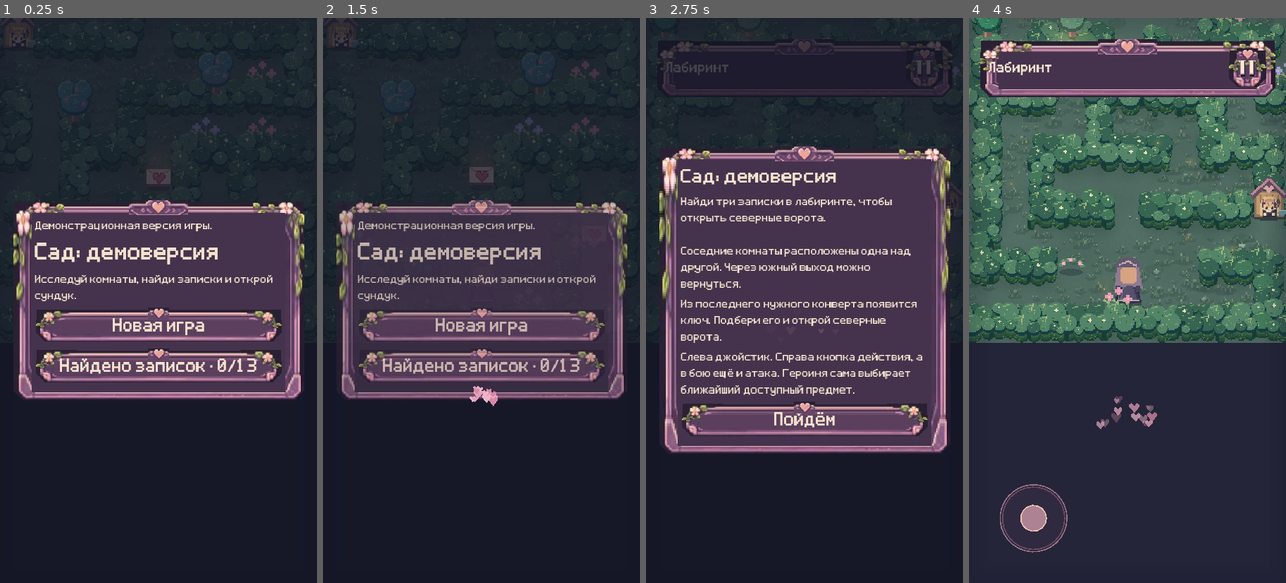
Above: before the commit, frames 1-4 (left to right).
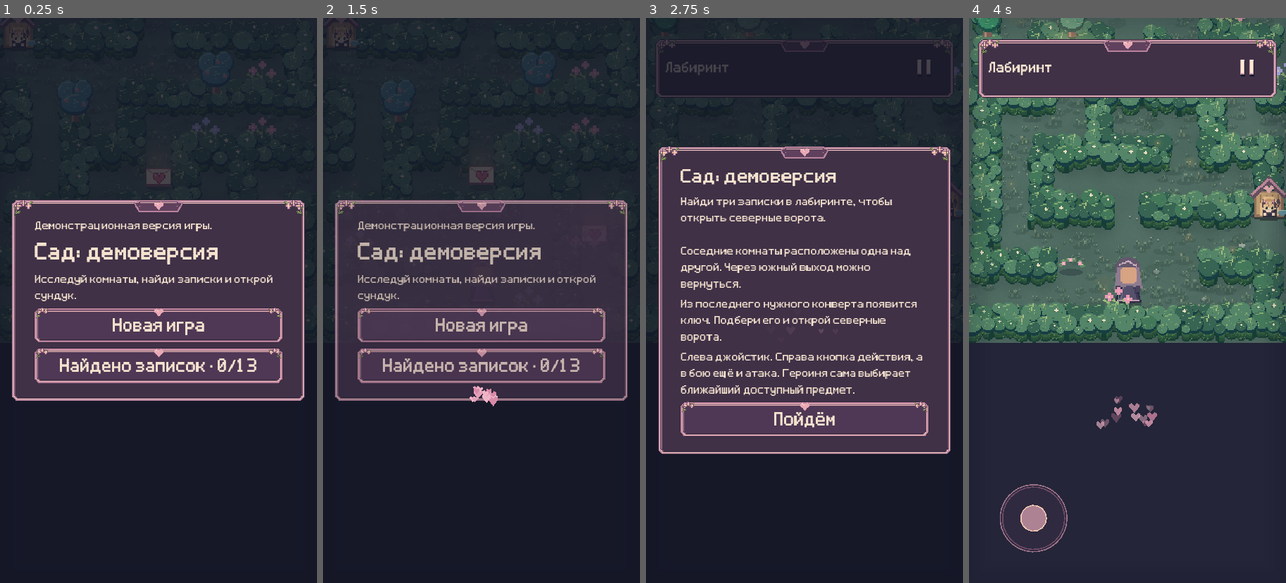
Above: after the commit, the same moments.

Repository: NQUAREx/dina-lovely
Game: Godot game, scene res://main.tscn
Two runs of this game, one before a commit and one after it. Both use one fixed random seed, a clock stepped at 60 frames per second and the inputs below. Sound files missing from this copy of the repository are replaced by a short silence.
Inputs (mouse positions are in pixels of both pictures, inside the frame that each line leads up to):
- Up to frame 1 (0.25 s): no input
- Up to frame 2 (1.5 s): click "Найдено записок · 0/13" at 0.5 s; click "Назад" at 1.25 s
- Up to frame 3 (2.75 s): click "Новая игра" at 2 s
- Up to frame 4 (4 s): click (1247, 68) at 2.75 s; click "Пойдём" at 3.5 s

The runs differ from the first frame. In frame 1, 11% of the frame differs, in the area x 3-97%, y 32-68%; in frame 2, 9.9%; in frame 3, 12%, in the area x 2-98%, y 3-78%; in frame 4, 4.2%.

Commit message:
Replace cropped UI with clean drawn frames and restore bare icon buttons

Diff:
--- a/scripts/game.gd
+++ b/scripts/game.gd
@@ -346,10 +346,10 @@
 	if border==CREAM:state="pressed"
 	var style:=StyleBoxTexture.new()
 	style.texture=load("res://assets/ui/frame_"+state+".png")
-	style.set_texture_margin(SIDE_LEFT,34)
-	style.set_texture_margin(SIDE_RIGHT,34)
-	style.set_texture_margin(SIDE_TOP,27)
-	style.set_texture_margin(SIDE_BOTTOM,19)
+	style.set_texture_margin(SIDE_LEFT,12)
+	style.set_texture_margin(SIDE_RIGHT,12)
+	style.set_texture_margin(SIDE_TOP,12)
+	style.set_texture_margin(SIDE_BOTTOM,12)
 	style.content_margin_left=16
 	style.content_margin_right=16
 	style.content_margin_top=8
@@ -379,7 +379,7 @@
 func button(text: String, callback: Callable, width: float = 250) -> Button:
 	var b := Button.new()
 	b.text = text
-	decorate_panel(b)
+	if not text.is_empty():decorate_panel(b)
 	b.custom_minimum_size = Vector2(minf(width, 420), 60)
 	b.add_theme_font_override("font", title_font)
 	b.add_theme_font_size_override("font_size", 30)
@@ -400,6 +400,14 @@
 	focus_style.set_border_width_all(2)
 	focus_style.set_corner_radius_all(4)
 	b.add_theme_stylebox_override("focus",focus_style)
+	if text.is_empty():
+		for state in ["normal","hover","pressed","disabled","focus"]:
+			var empty:=StyleBoxEmpty.new()
+			empty.content_margin_left=16
+			empty.content_margin_right=16
+			empty.content_margin_top=8
+			empty.content_margin_bottom=8
+			b.add_theme_stylebox_override(state,empty)
 	b.resized.connect(fit_button_text.bind(b))
 	b.pressed.connect(ui_button_hearts.bind(b))
 	b.pressed.connect(callback)
--- a/scripts/letter_view.gd
+++ b/scripts/letter_view.gd
@@ -87,10 +87,7 @@
     close_button.expand_icon = true
     close_button.add_theme_constant_override("icon_max_width", 38)
     close_button.tooltip_text = game.tx("reply_close_symbol")
-    close_button.flat = false
-    close_button.add_theme_stylebox_override("normal", game.panel_style(Color("51445f")))
-    close_button.add_theme_stylebox_override("hover", game.panel_style(Color("70536e"), game.PINK))
-    close_button.add_theme_stylebox_override("pressed", game.panel_style(Color("97677d"), game.CREAM))
+    close_button.flat = true
     close_button.position = Vector2(400, 8)
     close_button.size = Vector2(60, 60)
     close_button.pressed.connect(game.ui_button_hearts.bind(close_button))
--- a/scripts/ui_pattern.gd
+++ b/scripts/ui_pattern.gd
@@ -1,6 +1,7 @@
 extends Control
-## Border-only pixel ornaments; never receives input or changes container sizing.
+## Native-size ornaments overlay clean nine-slice rails; no stretched decoration.
 var panel:Control
+const FLOWER:Texture2D=preload("res://assets/ui/flower_corner.png")
 func _ready()->void:
  mouse_filter=Control.MOUSE_FILTER_IGNORE
  clip_contents=true
@@ -11,6 +12,17 @@
  position=Vector2.ZERO
  size=panel.size
 func _draw()->void:
- var texture:Texture2D=preload("res://assets/ui/crest_button.png") if panel is Button else preload("res://assets/ui/crest_panel.png")
- var target:=Vector2(36,20) if panel is Button else Vector2(100,26)
- draw_texture_rect(texture,Rect2(Vector2((size.x-target.x)/2,0),target),false)
+ var is_button:=panel is Button
+ var disabled:bool=is_button and panel.disabled
+ var tint:=Color(.65,.58,.66,.7) if disabled else Color.WHITE
+ var flower_size:=Vector2(24,20) if is_button else Vector2(36,30)
+ # Short system buttons have a frame, without crowding their icon with flowers.
+ if not is_button or size.x>=110:
+  draw_texture_rect(FLOWER,Rect2(Vector2(2,0),flower_size),false,tint)
+  draw_set_transform(Vector2(size.x-2,0),0,Vector2(-1,1))
+  draw_texture_rect(FLOWER,Rect2(Vector2.ZERO,flower_size),false,tint)
+  draw_set_transform(Vector2.ZERO)
+ if size.x>=110:
+  var texture:Texture2D=preload("res://assets/ui/crest_button.png") if is_button else preload("res://assets/ui/crest_panel.png")
+  var target:=Vector2(texture.get_size())
+  draw_texture_rect(texture,Rect2(Vector2(floorf((size.x-target.x)/2),0),target),false,tint)
Binary file changed: assets/ui/crest_button.png
Binary file changed: assets/ui/crest_panel.png
Binary file added: assets/ui/flower_corner.png
Not shown, added: assets/ui/flower_corner.png.import
Binary file changed: assets/ui/frame_disabled.png
Binary file changed: assets/ui/frame_focus.png
Binary file changed: assets/ui/frame_hover.png
Binary file changed: assets/ui/frame_normal.png
Binary file changed: assets/ui/frame_panel.png
Binary file changed: assets/ui/frame_paper.png
Binary file changed: assets/ui/frame_pressed.png
Not shown, added: tools/qa/native_capture.gd.uid
(and 3 more such lines)
